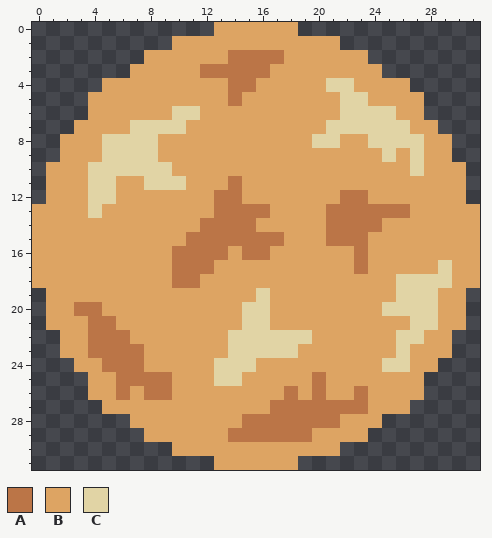
Two versions of one pixel-art file, NasaSpaceApp/Assets/Graphics/Planets/planet1.aseprite. This is how it looked before the edit.
32x32 pixels, 1 frame.
Palette (. is transparent): A #bb7547  B #dda463  C #e1d4a5
Pixels before, first column x 0:
 0 .............BBBBBB.............
 1 ..........BBBBBBBBBBBB..........
 2 ........BBBBBBAAAABBBBBB........
 3 .......BBBBBAAAAABBBBBBBB.......
 4 .....BBBBBBBBBAABBBBBCCBBBB.....
 5 ....BBBBBBBBBBABBBBBBBCCBBBB....
 6 ....BBBBBBCCBBBBBBBBBBCCCCBB....
 7 ...BBBBCCCCBBBBBBBBBBCCCCCCBB...
 8 ..BBBCCCCBBBBBBBBBBBCCBBCCCCBB..
 9 ..BBBCCCCBBBBBBBBBBBBBBBBCBCBB..
10 .BBBCCCCCCBBBBBBBBBBBBBBBBBCBBB.
11 .BBBCCBBCCCBBBABBBBBBBBBBBBBBBB.
12 .BBBCCBBBBBBBAABBBBBBBAABBBBBBB.
13 BBBBCBBBBBBBBAAAABBBBAAAAAABBBBB
14 BBBBBBBBBBBBAAAABBBBBAAAABBBBBBB
15 BBBBBBBBBBBAAAAAAABBBAAABBBBBBBB
16 BBBBBBBBBBAAAABAABBBBBBABBBBBBBB
17 BBBBBBBBBBAAABBBBBBBBBBABBBBBCBB
18 BBBBBBBBBBAABBBBBBBBBBBBBBCCCCBB
19 .BBBBBBBBBBBBBBBCBBBBBBBBBCCCBB.
20 .BBAABBBBBBBBBBCCBBBBBBBBCCCCBB.
21 .BBBAABBBBBBBBBCCBBBBBBBBBBCCBB.
22 ..BBAAABBBBBBBCCCCCCBBBBBBCCBB..
23 ..BBAAAABBBBBBCCCCCBBBBBBBCBBB..
24 ...BBAAABBBBBCCCBBBBBBBBBCCBB...
25 ....BBAAAABBBCCBBBBBABBBBBBB....
26 ....BBABAABBBBBBBBABABBABBBB....
27 .....BBBBBBBBBBBBAAAAAAABBB.....
28 .......BBBBBBBBAAAAAAABBB.......
29 ........BBBBBBAAAAAABBBB........
30 ..........BBBBBBBBBBBB..........
31 .............BBBBBB.............
New version:
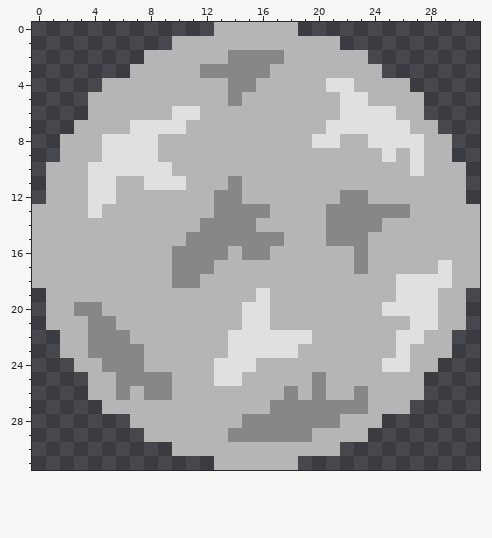
Changes in this commit:
colour A: #bb7547 -> #878787
colour B: #dda463 -> #b5b5b5
colour C: #e1d4a5 -> #e0e0e0
Changed places in both pictures, as pixel boxes (x1, y1, x2, y2):
changed: (32, 22, 480, 470)
